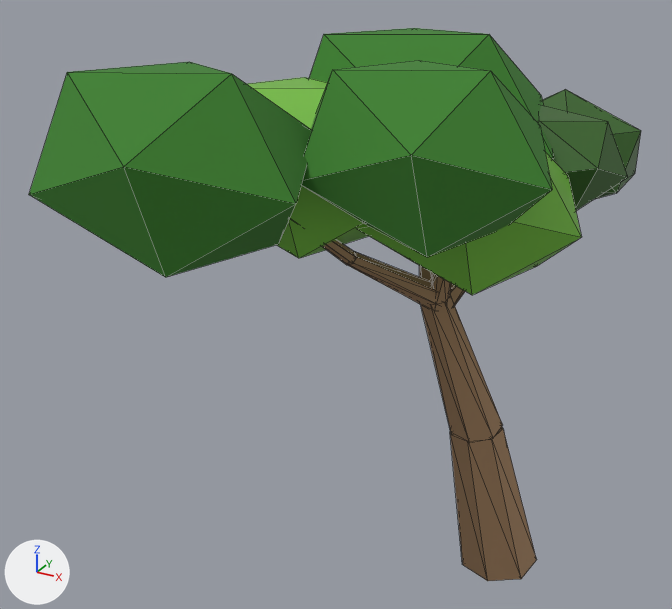
An edit to the glTF model assets/models/trees/forest-rare-ancient-deciduous.glb, drawn before and after from the same camera.
Camera for both pictures: a 50 mm camera at (2.58, -5.3, 4.65) aimed at (-0.28, -0.09, 2.04). Every picture has the same lights, and +X, +Y and +Z are marked at lower left. The first picture is the older version. Mesh edges are drawn as thin lines. Where no turn or scale is listed for an object, it has been applied to the vertices.

The first picture shows 'Merged_00_Brown', 'Merged_01_Green 1', 'Merged_02_Green 3', 'Merged_03_Green 4'.
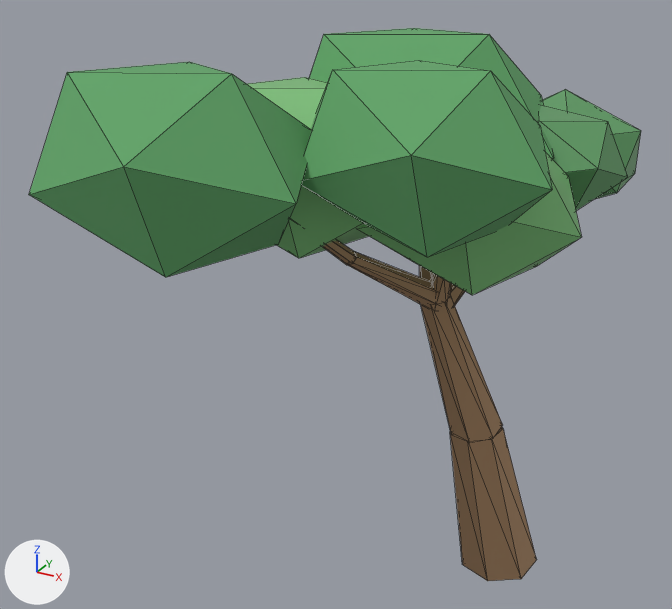
Changed parts and their boxes (x1, y1, x2, y2) in the pictures (672 x 609 px):
'Merged_01_Green 1', recoloured (lighter): (29, 28, 554, 277) in both
'Merged_03_Green 4', recoloured: (247, 77, 582, 295) in both
'Merged_02_Green 3', recoloured (dark green to green): (539, 89, 641, 210) in both

The edits, one by one:
Material 'Green 1' (mat_green_1) changes colour from green #3d812e to green #62a569; in linear values from (0.0471, 0.22, 0.0275) to (0.122, 0.376, 0.141).
Material 'Green 3' (mat_green_3) changes colour from dark green #356322 to green #5d9a62; in linear values from (0.0353, 0.125, 0.0157) to (0.11, 0.322, 0.122).
Material 'Green 4' (mat_green_4) changes colour from green #73bb3d to green #7cbd78; in linear values from (0.173, 0.498, 0.0471) to (0.2, 0.51, 0.188).
